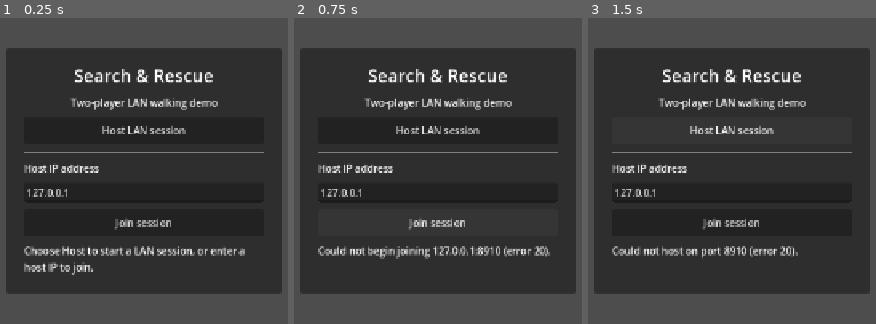
Above: before the commit, frames 1-3 (left to right).
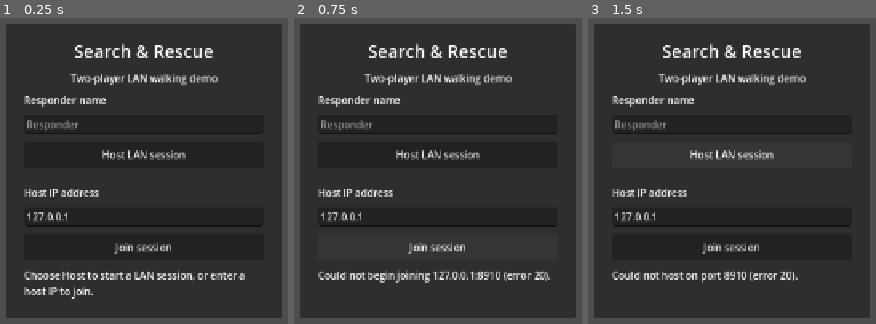
Above: after the commit, the same moments.

Repository: GodotGarden/search-and-rescue
Game: Godot game, scene res://scenes/main/Main.tscn
The game is run twice, just before and just after one commit, with the same random seed, the same clock (stepped at 60 frames per second) and the same inputs.
Inputs:
- Up to frame 1 (0.25 s): no input
- Up to frame 2 (0.75 s): click "Join session" at 0.5 s
- Up to frame 3 (1.5 s): click "Host LAN session" at 1.25 s

The runs differ from the first frame. In frame 1, 25% of the frame differs, in the area x 2-98%, y 1-99%; in frame 2, 25%; in frame 3, 24%.

Commit message:
Keep player cameras and names distinct

Diff:
--- a/scenes/main/main.gd
+++ b/scenes/main/main.gd
@@ -24,11 +24,13 @@
 	_show_status("Choose Host to start a LAN session, or enter a host IP to join.")
 
 
-func _on_host_requested() -> void:
+func _on_host_requested(display_name: String) -> void:
+	session.set_local_display_name(display_name)
 	session.start_host()
 
 
-func _on_join_requested(address: String) -> void:
+func _on_join_requested(address: String, display_name: String) -> void:
+	session.set_local_display_name(display_name)
 	session.start_join(address)
 
 
@@ -52,12 +54,13 @@
 	_refresh_hud()
 
 
-func _spawn_responder(peer_id: int, spawn_index: int) -> void:
+func _spawn_responder(peer_id: int, spawn_index: int, display_name: String) -> void:
 	if active_world == null or active_world.get_node_or_null("Players/Responder_%d" % peer_id) != null:
 		return
 	var responder := RESPONDER_SCENE.instantiate()
 	responder.name = "Responder_%d" % peer_id
 	responder.set_multiplayer_authority(peer_id)
+	responder.set_display_name(display_name)
 	active_world.get_node("Players").add_child(responder)
 	responder.global_transform = active_world.get_spawn_transform(spawn_index)
 	if peer_id == multiplayer.get_unique_id():
--- a/scenes/multiplayer/SessionMenu.tscn
+++ b/scenes/multiplayer/SessionMenu.tscn
@@ -31,6 +31,13 @@
 text = "Two-player LAN walking demo"
 horizontal_alignment = 1
 
+[node name="NameLabel" type="Label" parent="Panel/Margin/Content"]
+text = "Responder name"
+
+[node name="NameInput" type="LineEdit" parent="Panel/Margin/Content"]
+max_length = 18
+placeholder_text = "Responder"
+
 [node name="HostButton" type="Button" parent="Panel/Margin/Content"]
 custom_minimum_size = Vector2(0, 42)
 text = "Host LAN session"
--- a/scenes/multiplayer/session_menu.gd
+++ b/scenes/multiplayer/session_menu.gd
@@ -1,14 +1,15 @@
 extends CenterContainer
 
-signal host_requested
-signal join_requested(address: String)
+signal host_requested(display_name: String)
+signal join_requested(address: String, display_name: String)
 
 @onready var address_input: LineEdit = $Panel/Margin/Content/AddressInput
+@onready var name_input: LineEdit = $Panel/Margin/Content/NameInput
 @onready var status_label: Label = $Panel/Margin/Content/StatusLabel
 
 
 func _ready() -> void:
-	$Panel/Margin/Content/HostButton.pressed.connect(func() -> void: host_requested.emit())
+	$Panel/Margin/Content/HostButton.pressed.connect(func() -> void: host_requested.emit(_get_display_name()))
 	$Panel/Margin/Content/JoinButton.pressed.connect(_emit_join_requested)
 	address_input.text_submitted.connect(func(_value: String) -> void: _emit_join_requested())
 
@@ -22,4 +23,9 @@
 	if address.is_empty():
 		set_status("Enter the host's LAN IP address first.")
 		return
-	join_requested.emit(address)
+	join_requested.emit(address, _get_display_name())
+
+
+func _get_display_name() -> String:
+	var display_name := name_input.text.strip_edges()
+	return display_name if not display_name.is_empty() else "Responder"
--- a/scripts/multiplayer/session.gd
+++ b/scripts/multiplayer/session.gd
@@ -5,7 +5,7 @@
 
 signal host_ready
 signal level_requested(level_path: String)
-signal player_spawn_requested(peer_id: int, spawn_index: int)
+signal player_spawn_requested(peer_id: int, spawn_index: int, display_name: String)
 signal status_changed(message: String)
 signal session_ended(message: String)
 signal session_failed(message: String)
@@ -13,6 +13,8 @@
 var _peer: ENetMultiplayerPeer
 var _active_level_path := ""
 var _spawned_peers: Dictionary = {}
+var _display_names: Dictionary = {}
+var _local_display_name := "Responder"
 var _status := "Disconnected"
 
 
@@ -31,6 +33,7 @@
 		_fail("Could not host on port %d (error %d)." % [DEFAULT_PORT, result])
 		return
 	multiplayer.multiplayer_peer = _peer
+	_display_names[1] = _local_display_name
 	_set_status("Hosting on LAN port %d." % DEFAULT_PORT)
 	host_ready.emit()
 
@@ -44,6 +47,11 @@
 		return
 	multiplayer.multiplayer_peer = _peer
 	_set_status("Connecting to %s:%d…" % [address, DEFAULT_PORT])
+
+
+func set_local_display_name(display_name: String) -> void:
+	var cleaned_name := display_name.strip_edges().left(18)
+	_local_display_name = cleaned_name if not cleaned_name.is_empty() else "Responder"
 
 
 func set_active_level(level_path: String) -> void:
@@ -89,6 +97,7 @@
 
 func _on_connected_to_server() -> void:
 	_set_status("Connected. Waiting for the host to load the level…")
+	register_display_name.rpc_id(1, _local_display_name)
 
 
 func _on_connection_failed() -> void:
@@ -112,7 +121,7 @@
 	if peer_id <= 1 or _spawned_peers.has(peer_id):
 		return
 	for existing_peer_id in _spawned_peers:
-		spawn_responder.rpc_id(peer_id, existing_peer_id, _spawned_peers[existing_peer_id])
+		spawn_responder.rpc_id(peer_id, existing_peer_id, _spawned_peers[existing_peer_id], _display_names.get(existing_peer_id, "Responder"))
 	_spawn_peer(peer_id, 1)
 	_set_status("Two responders are active.")
 
@@ -121,16 +130,29 @@
 	if _spawned_peers.has(peer_id):
 		return
 	_spawned_peers[peer_id] = spawn_index
-	player_spawn_requested.emit(peer_id, spawn_index)
-	spawn_responder.rpc(peer_id, spawn_index)
+	var display_name: String = _display_names.get(peer_id, "Responder")
+	player_spawn_requested.emit(peer_id, spawn_index, display_name)
+	spawn_responder.rpc(peer_id, spawn_index, display_name)
 
 
 @rpc("authority", "call_remote", "reliable")
-func spawn_responder(peer_id: int, spawn_index: int) -> void:
+func spawn_responder(peer_id: int, spawn_index: int, display_name: String) -> void:
 	if _spawned_peers.has(peer_id):
 		return
 	_spawned_peers[peer_id] = spawn_index
-	player_spawn_requested.emit(peer_id, spawn_index)
+	_display_names[peer_id] = display_name
+	player_spawn_requested.emit(peer_id, spawn_index, display_name)
+
+
+@rpc("any_peer", "call_remote", "reliable")
+func register_display_name(display_name: String) -> void:
+	if not multiplayer.is_server():
+		return
+	var peer_id := multiplayer.get_remote_sender_id()
+	if peer_id <= 1:
+		return
+	var cleaned_name := display_name.strip_edges().left(18)
+	_display_names[peer_id] = cleaned_name if not cleaned_name.is_empty() else "Responder"
 
 
 func _fail(message: String) -> void:
@@ -140,6 +162,7 @@
 
 func _end_peer() -> void:
 	_spawned_peers.clear()
+	_display_names.clear()
 	_active_level_path = ""
 	if multiplayer.multiplayer_peer != null:
 		multiplayer.multiplayer_peer.close()
--- a/scripts/player/responder.gd
+++ b/scripts/player/responder.gd
@@ -21,12 +21,13 @@
 var _network_yaw := 0.0
 var _network_send_elapsed := 0.0
 var _binoculars_active := false
+var _display_name := "Responder"
 
 
 func _ready() -> void:
 	var is_local := is_multiplayer_authority()
 	camera.current = is_local
-	name_tag.text = "You" if is_local else "Responder"
+	_update_name_tag()
 	var material := body_mesh.material_override.duplicate() as StandardMaterial3D
 	material.albedo_color = Color(0.1, 0.45, 0.9) if is_local else Color(1.0, 0.35, 0.1)
 	body_mesh.material_override = material
@@ -40,6 +41,8 @@
 func _unhandled_input(event: InputEvent) -> void:
 	if not is_multiplayer_authority():
 		return
+	if not camera.is_current():
+		camera.make_current()
 	if event.is_action_pressed("toggle_mouse_capture"):
 		Input.mouse_mode = Input.MOUSE_MODE_VISIBLE if Input.mouse_mode == Input.MOUSE_MODE_CAPTURED else Input.MOUSE_MODE_CAPTURED
 		return
@@ -84,6 +87,16 @@
 	return _binoculars_active
 
 
+func set_display_name(display_name: String) -> void:
+	_display_name = display_name
+	if is_node_ready():
+		_update_name_tag()
+
+
+func _update_name_tag() -> void:
+	name_tag.text = "%s (You)" % _display_name if is_multiplayer_authority() else _display_name
+
+
 func _set_binoculars_active(active: bool) -> void:
 	_binoculars_active = active
 	# Only the owning player hides their own responder; the remote peer still sees it.
Not shown, changed: README.md
Not shown, changed: docs/lan-multiplayer-testing.md
